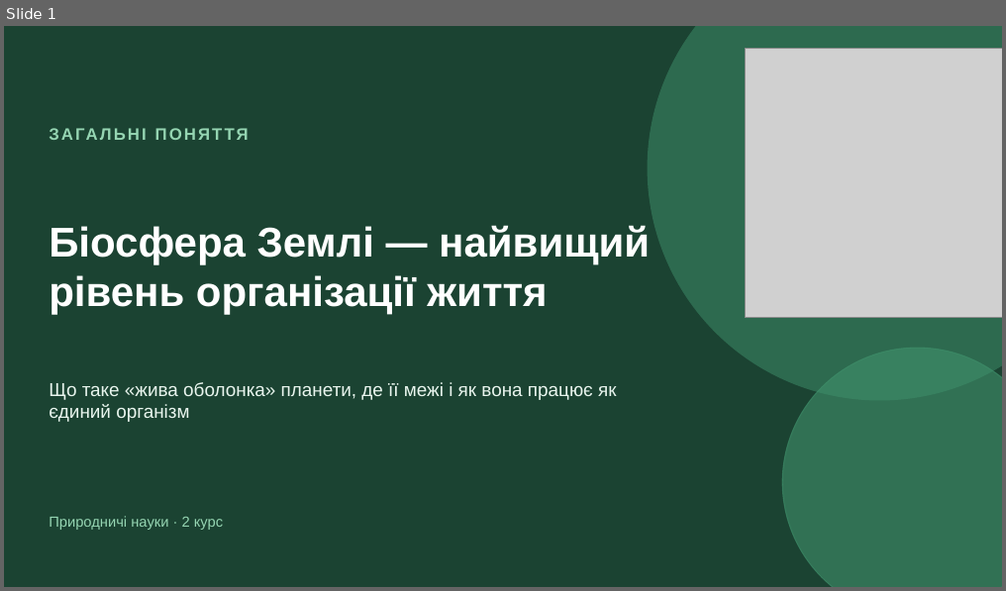
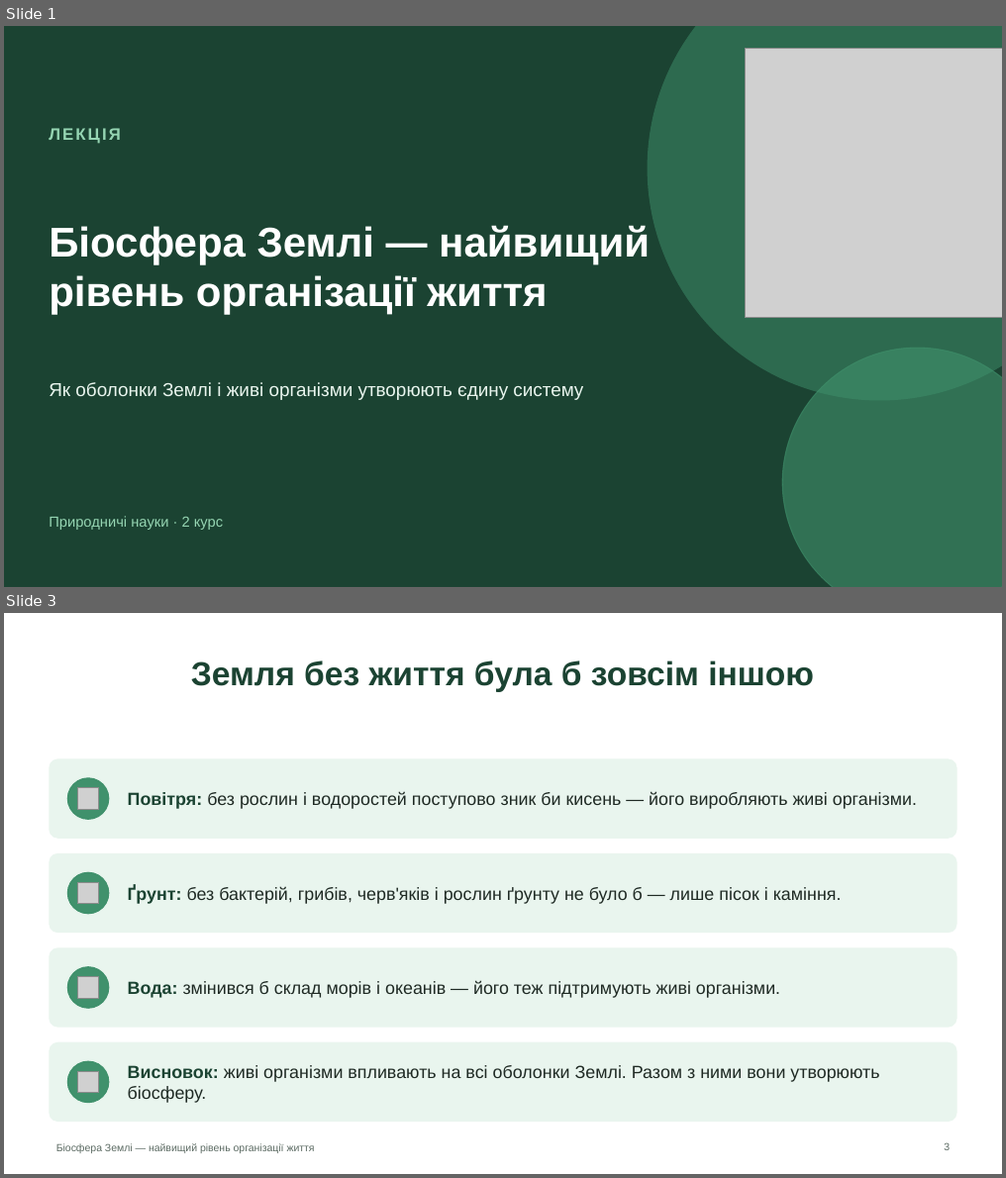
Before and after one commit to batalovatetyana-boop/-1, a slide deck: presentations/00_Біосфера_Землі.pptx. Shown one above the other, each under a label of ours: slide 1 before the commit, slides 1 and 3 after it; the slides between them are not shown. The pictures are 1006x591 and 1006x1178 pixels, drawn with LibreOffice and Linux fonts; fonts in the diff are those of the drawing; grey boxes stand for pictures. Boxes give left, top, right and bottom in pixels: in the first picture for what was removed or moved away, otherwise in the second. Text is boxed around its words. In the diff, an @@ line names an element or a change of style, - is before the commit and + after.

```diff
--- a/presentations/00_Біосфера_Землі.pptx
+++ b/presentations/00_Біосфера_Землі.pptx
@@ slide 3 added at [4, 613, 1002, 1174], background #FFFFFF @@
@@ title added at [191, 661, 814, 692], 32 pt, text #1B4332, bold @@
+Земля без життя була б зовсім іншою
@@ rounded rectangle added at [49, 759, 957, 839], fill #E9F5EE @@
@@ ellipse added at [67, 778, 109, 820], fill #40916C, outline #40916C 1 pt @@
@@ picture added at [77, 788, 99, 810] @@
@@ text added at [128, 792, 917, 809], 17 pt, text #1F2A24 @@
+Повітря: без рослин і водоростей поступово зник би кисень — його виробляють живі організми.
@@ rounded rectangle added at [49, 854, 957, 933], fill #E9F5EE @@
@@ ellipse added at [67, 872, 109, 914], fill #40916C, outline #40916C 1 pt @@
@@ picture added at [77, 882, 99, 904] @@
@@ text added at [128, 886, 842, 904], 17 pt, text #1F2A24 @@
+Ґрунт: без бактерій, грибів, черв'яків і рослин ґрунту не було б — лише пісок і каміння.
@@ rounded rectangle added at [49, 948, 957, 1027], fill #E9F5EE @@
@@ ellipse added at [67, 967, 109, 1008], fill #40916C, outline #40916C 1 pt @@
@@ picture added at [77, 977, 99, 998] @@
@@ text added at [128, 980, 780, 998], 17 pt, text #1F2A24 @@
+Вода: змінився б склад морів і океанів — його теж підтримують живі організми.
@@ rounded rectangle added at [49, 1043, 957, 1122], fill #E9F5EE @@
@@ ellipse added at [67, 1061, 109, 1103], fill #40916C, outline #40916C 1 pt @@
@@ picture added at [77, 1072, 99, 1093] @@
@@ text added at [128, 1065, 879, 1103], 17 pt, text #1F2A24 @@
+Висновок: живі організми впливають на всі оболонки Землі. Разом з ними вони утворюють біосферу.
@@ text added at [56, 1144, 315, 1154], 10 pt, text #5C6B63 @@
+Біосфера Землі — найвищий рівень організації життя
@@ page number added at [944, 1143, 949, 1151], 10 pt, text #5C6B63 @@
+3
@@ slide 1 changed as well @@
@@ text at [49, 128, 121, 144]: text changed @@
-ЗАГАЛЬНІ ПОНЯТТЯ
+ЛЕКЦІЯ
@@ text at [49, 382, 583, 400]: text changed @@
-Що таке «жива оболонка» планети, де її межі і як вона працює як єдиний організм
+Як оболонки Землі і живі організми утворюють єдину систему
```
Also in this commit, not shown: 13 other slides changed, 13 other slides added, 30 slides removed, 2 other files.
